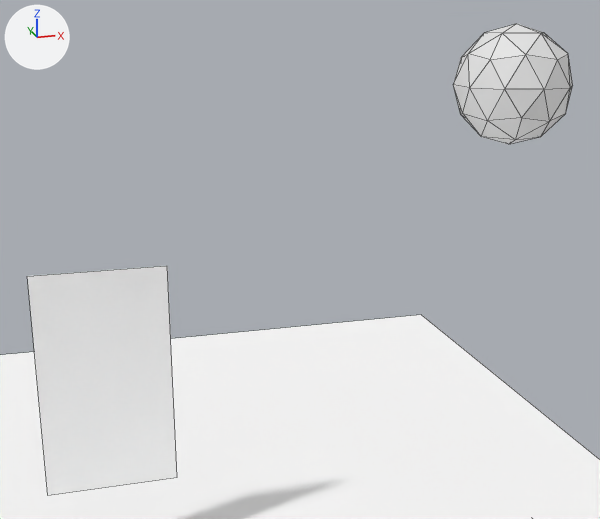
Renders of the Blender file blender/game.blend from each side of a commit.
One viewpoint serves both versions: a 50 mm lens placed at (-0.09, -4.51, 3.59), pointed at (1.16, 0.06, 2.24). Lighting does not change. The marker at upper left points along +X, +Y and +Z. Mesh edges are drawn as thin lines.

The first picture shows 'G_Sacky', 'Icosphere', 'Platform'.
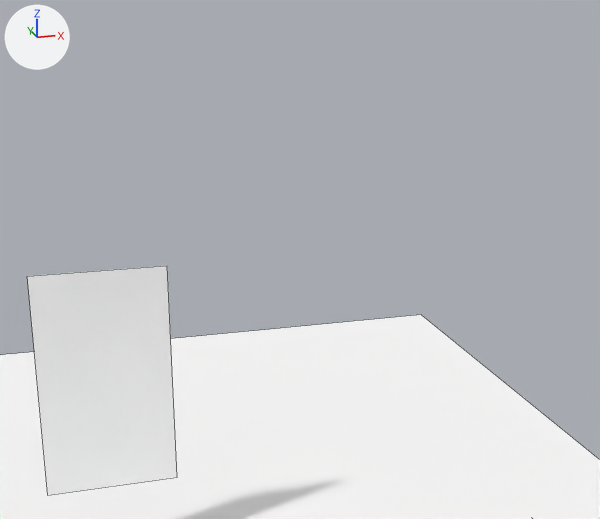
Edits to the scene script, one JSON object a line:
```json
{"op": "add", "block": "ob_icosphere", "code": "ob_icosphere.hide_render = True"}
```

Location of each change, [x1, y1, x2, y2] in pixels of the pictures (600 x 519 px):
```json
{"object": "Icosphere", "change": "hidden", "before": [453, 24, 573, 144]}
```
